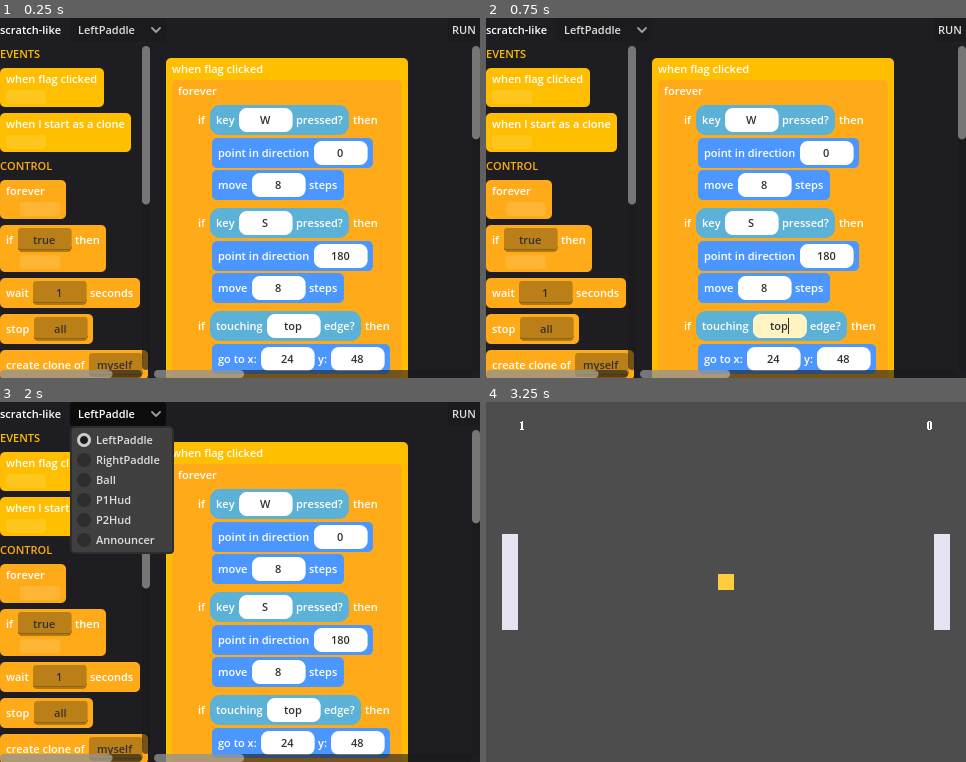
Above: before the commit, frames 1-4 (two rows, left to right).
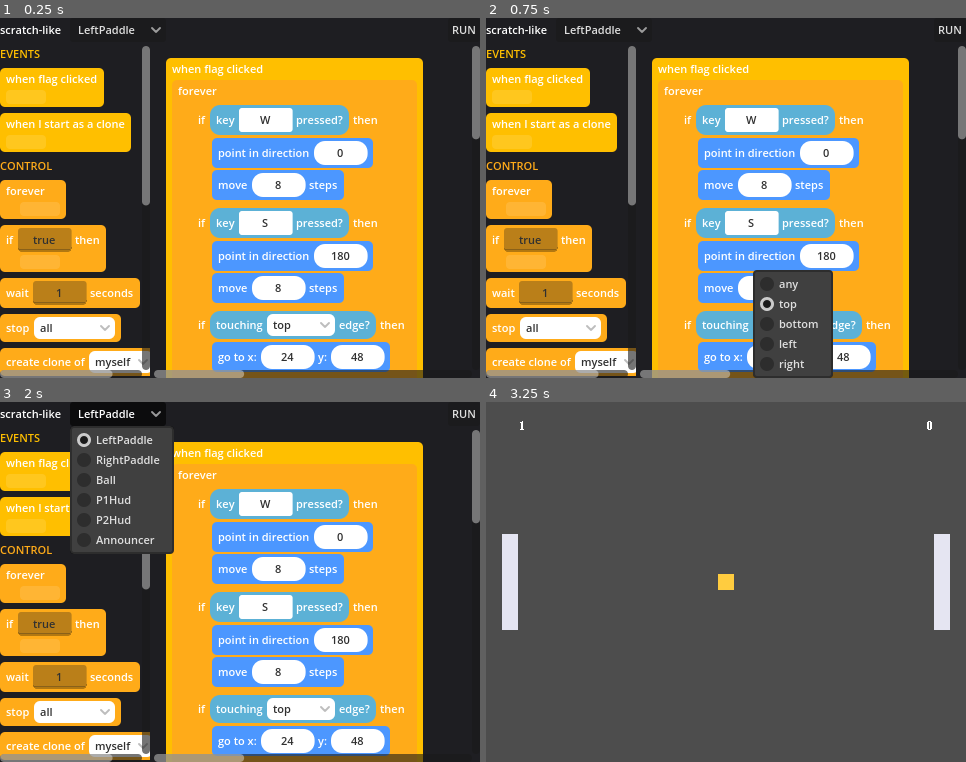
Above: after the commit, the same moments.

Repository: nedink/scratch-like
Game: Godot game, scene res://editor.tscn
Two runs of this game, one before a commit and one after it. Both use one fixed random seed, a clock stepped at 60 frames per second and the inputs below.
Inputs (mouse positions are in pixels of both pictures, inside the frame that each line leads up to):
- Up to frame 1 (0.25 s): no input
- Up to frame 2 (0.75 s): click (788, 324) at 0.5 s, where only the run after the commit has a clickable "top"
- Up to frame 3 (2 s): click "LeftPaddle" at 1.25 s
- Up to frame 4 (3.25 s): click "RUN" at 2 s; move the mouse to (831, 564) at 2.77 s; click (831, 564) at 2.92 s

The runs differ from the first frame. In frame 1, 8.9% of the frame differs, in the area x 0-89%, y 11-100%; in frame 2, 13%; in frame 3, 8.9%; in frame 4, nothing differs.

Commit message:
M13: dropdowns for enum slots + typed slot shapes
Fixed-choice slots (stop, say size, create clone target, touching edge
side) now render as OptionButton dropdowns via an optional `enums` field
on each _OPCODES entry; the canvas wires item_selected to write the chosen
value back into the live inputs dict, mirroring M12's literal-field commit.

Literal fields are now shaped by value type — oval for numeric, rectangle
for string/bool — Scratch's number-vs-text shorthand, keyed off the same
type signal coerce_literal uses.

No new opcode, no data-model change: the dropdown stores a plain string and
the shape is cosmetic, so persistence (M10) and RUN carry the edits for free.

Co-Authored-By: Claude Opus 4.8 (1M context) <noreply@anthropic.com>

Diff:
--- a/scripts/block_canvas.gd
+++ b/scripts/block_canvas.gd
@@ -144,16 +144,23 @@
 		_passthrough(child, keep_literals)
 
 
-## Wire each editable literal field (M12) in a freshly-rendered subtree to commit its
-## typed value back into the block data on Enter or focus loss. The fields carry the live
-## `inputs` dict + key as meta (stamped by BlockView), so committing is a direct write
-## into the same array the runtime reads — the editor-side echo of M9's splice-into-data.
+## Wire each editable input widget in a freshly-rendered subtree to commit its chosen
+## value back into the block data. A literal field (M12, LineEdit) commits on Enter or
+## focus loss; an enum dropdown (M13, OptionButton) commits on selection. Both carry the
+## live `inputs` dict + key as meta (stamped by BlockView), so committing is a direct
+## write into the same array the runtime reads — the editor-side echo of M9's
+## splice-into-data.
 func _wire_literals(node: Node) -> void:
-	if node is LineEdit and node.has_meta("lit_key"):
-		var field := node as LineEdit
-		field.text_submitted.connect(_on_literal_submitted.bind(field))
-		field.focus_exited.connect(_commit_literal.bind(field))
-		return
+	if node.has_meta("lit_key"):
+		if node is LineEdit:
+			var field := node as LineEdit
+			field.text_submitted.connect(_on_literal_submitted.bind(field))
+			field.focus_exited.connect(_commit_literal.bind(field))
+			return
+		if node is OptionButton:
+			var dd := node as OptionButton
+			dd.item_selected.connect(_on_enum_selected.bind(dd))
+			return
 	for child in node.get_children():
 		_wire_literals(child)
 
@@ -161,6 +168,15 @@
 func _on_literal_submitted(_text: String, field: LineEdit) -> void:
 	_commit_literal(field)
 	field.release_focus()
+
+
+## Write an enum dropdown's chosen option back into the block data. Enum values are all
+## strings (the interpreter reads these slots as strings), so the option text is stored
+## verbatim — no coercion, unlike a free-text literal field.
+func _on_enum_selected(index: int, dd: OptionButton) -> void:
+	var inputs: Dictionary = dd.get_meta("lit_inputs")
+	var key := String(dd.get_meta("lit_key"))
+	inputs[key] = dd.get_item_text(index)
 
 
 ## Coerce the field's text to the slot's type and write it into the live block data, then
@@ -238,9 +254,10 @@
 	return out
 
 
-## True when a global point lands on an editable literal field (M12). The press handler
-## uses this to defer to the field instead of starting a block drag — a field is always
-## smaller than the block it sits in, so checking it first lets the inner widget win.
+## True when a global point lands on an editable input widget — a literal field (M12) or
+## an enum dropdown (M13). The press handler uses this to defer to the widget instead of
+## starting a block drag (so the field takes focus / the dropdown opens). The widget is
+## always smaller than the block it sits in, so checking it first lets the inner one win.
 func _over_literal(global_point: Vector2) -> bool:
 	for field in _literal_fields(_layer):
 		if (field as Control).get_global_rect().has_point(global_point):
@@ -249,7 +266,7 @@
 
 
 func _literal_fields(node: Node, out: Array = []) -> Array:
-	if node is LineEdit and node.has_meta("lit_key"):
+	if node is Control and node.has_meta("lit_key"):
 		out.append(node)
 	for child in node.get_children():
 		_literal_fields(child, out)
--- a/scripts/block_palette.gd
+++ b/scripts/block_palette.gd
@@ -68,9 +68,10 @@
 
 
 ## Make a rendered chip transparent to mouse picking (cf. BlockCanvas._passthrough): our
-## _input still sees presses over it, and the wheel still scrolls the palette. A chip's
-## literal fields (editable on the canvas — M12) are made non-editable here, since a chip
-## is a throwaway template; the real editing happens once it lands on the canvas.
+## _input still sees presses over it, and the wheel still scrolls the palette. A chip is a
+## throwaway template, so its editable widgets are inert here (the real editing happens
+## once it lands on the canvas): mouse-ignore disables the enum dropdown (M13), and a
+## literal field (M12) is additionally marked non-editable so it can't take a caret.
 func _passthrough(node: Node) -> void:
 	if node is Control:
 		(node as Control).mouse_filter = Control.MOUSE_FILTER_IGNORE
--- a/scripts/block_view.gd
+++ b/scripts/block_view.gd
@@ -70,6 +70,12 @@
 ##     excluded. (Rendering ignores `kind`; HAT_OPCODES/C_OPCODES still drive shape.)
 ##   * `defaults` — the `inputs` dict a freshly-spawned block starts with, read by
 ##     make_block(). C-blocks/hats default an empty `body` array.
+##
+## M13 added one optional field:
+##   * `enums` — `input_key -> [allowed values]` for slots that are really a fixed choice
+##     (`stop {mode}`, `say … in {size}`, `create clone of {target}`, `touching {side} edge?`).
+##     Such a slot renders as a dropdown (build_input -> _enum_field) instead of a free-text
+##     field; an opcode with no `enums` (or a key not listed) keeps the M12 text field.
 const _OPCODES := {
 	# events (hats)
 	"when_flag_clicked": {"category": "events", "kind": "hat", "template": "when flag clicked", "defaults": {"body": []}},
@@ -78,8 +84,8 @@
 	"forever": {"category": "control", "kind": "statement", "template": "forever", "defaults": {"body": []}},
 	"if": {"category": "control", "kind": "statement", "template": "if {condition} then", "defaults": {"condition": true, "body": []}},
 	"wait_seconds": {"category": "control", "kind": "statement", "template": "wait {seconds} seconds", "defaults": {"seconds": 1}},
-	"stop": {"category": "control", "kind": "statement", "template": "stop {mode}", "defaults": {"mode": "all"}},
-	"create_clone": {"category": "control", "kind": "statement", "template": "create clone of {target}", "defaults": {"target": "myself"}},
+	"stop": {"category": "control", "kind": "statement", "template": "stop {mode}", "defaults": {"mode": "all"}, "enums": {"mode": ["all", "this script"]}},
+	"create_clone": {"category": "control", "kind": "statement", "template": "create clone of {target}", "defaults": {"target": "myself"}, "enums": {"target": ["myself"]}},
 	"delete_this_clone": {"category": "control", "kind": "statement", "template": "delete this clone", "defaults": {}},
 	# motion
 	"move_steps": {"category": "motion", "kind": "statement", "template": "move {steps} steps", "defaults": {"steps": 10}},
@@ -87,9 +93,9 @@
 	"point_in_direction": {"category": "motion", "kind": "statement", "template": "point in direction {direction}", "defaults": {"direction": 90}},
 	"go_to": {"category": "motion", "kind": "statement", "template": "go to x: {x} y: {y}", "defaults": {"x": 0, "y": 0}},
 	# looks
-	"say": {"category": "looks", "kind": "statement", "template": "say {text} in {size}", "defaults": {"text": "Hello", "size": "small"}},
+	"say": {"category": "looks", "kind": "statement", "template": "say {text} in {size}", "defaults": {"text": "Hello", "size": "small"}, "enums": {"size": ["small", "large"]}},
 	# sensing
-	"touching_edge?": {"category": "sensing", "kind": "reporter", "template": "touching {side} edge?", "defaults": {"side": "any"}},
+	"touching_edge?": {"category": "sensing", "kind": "reporter", "template": "touching {side} edge?", "defaults": {"side": "any"}, "enums": {"side": ["any", "top", "bottom", "left", "right"]}},
 	"touching_sprite?": {"category": "sensing", "kind": "reporter", "template": "touching {name}?", "defaults": {"name": ""}},
 	"key_pressed?": {"category": "sensing", "kind": "reporter", "template": "key {key} pressed?", "defaults": {"key": "Space"}},
 	# variables
@@ -190,16 +196,22 @@
 
 
 ## Render one input value, read from `inputs[key]`: a nested reporter dictionary ->
-## a pill (build_reporter); any literal (number / string / bool) -> a small white
-## **editable** field (M12). The literal field is stamped with the live `inputs` dict
-## + `key` so whoever wires editing (the canvas) can write the typed value straight
-## back into the data — `inputs` is a reference, so that write *is* the edit. (The
-## palette renders the same field but leaves it inert; only the canvas wires it.)
-static func build_input(inputs: Dictionary, key: String) -> Control:
+## a pill (build_reporter); an enum slot (non-empty `options`, M13) -> a dropdown
+## (_enum_field); any other literal -> a small white **editable** field (M12), shaped
+## by its value type (oval for a number, rectangular for text — M13). Whichever widget
+## results is stamped with the live `inputs` dict + `key` so whoever wires editing (the
+## canvas) can write the chosen value straight back into the data — `inputs` is a
+## reference, so that write *is* the edit. (The palette renders the same widgets but
+## leaves them inert; only the canvas wires them.)
+static func build_input(inputs: Dictionary, key: String, options: Array = []) -> Control:
 	var value: Variant = inputs.get(key)
 	if typeof(value) == TYPE_DICTIONARY and value.has("opcode"):
 		return build_reporter(value)
-	var field := _literal_field(_stringify(value))
+	var field: Control
+	if options.is_empty():
+		field = _literal_field(_stringify(value), typeof(value))
+	else:
+		field = _enum_field(options, _stringify(value))
 	field.set_meta("lit_inputs", inputs)
 	field.set_meta("lit_key", key)
 	return field
@@ -268,6 +280,8 @@
 	var row := HBoxContainer.new()
 	row.add_theme_constant_override("separation", 4)
 	var inputs: Dictionary = block.get("inputs", {})
+	var info: Dictionary = _OPCODES.get(String(block.get("opcode", "")), {})
+	var enums: Dictionary = info.get("enums", {})
 
 	var literal := ""
 	var i := 0
@@ -277,7 +291,7 @@
 			literal = ""
 			var close := template.find("}", i)
 			var key := template.substr(i + 1, close - i - 1)
-			row.add_child(build_input(inputs, key))
+			row.add_child(build_input(inputs, key, enums.get(key, [])))
 			i = close + 1
 		else:
 			literal += template[i]
@@ -312,12 +326,20 @@
 	return slot
 
 
-## A literal input value: dark text on a small white rounded field. As of M12 this is
-## an editable LineEdit (it was a static Label through M11) — the canvas wires its
+## A literal input value: dark text on a small white field. As of M12 this is an editable
+## LineEdit (it was a static Label through M11) — the canvas wires its
 ## text_submitted/focus_exited to write the typed value back into the block data; the
 ## palette leaves it inert (mouse-ignored). It grows to fit its text and keeps a small
 ## minimum width so an empty field is still clickable.
-static func _literal_field(text: String) -> LineEdit:
+##
+## M13 shapes the field by the slot's value type, Scratch-style: a numeric slot is an
+## oval (large corner radius), a string/bool slot a rectangle (slight radius), so the two
+## kinds read apart at a glance. The type is the slot's *current* value type — the same
+## signal coerce_literal keys off — so a numeric slot holding the "bounce" sentinel
+## (a String) reads as text, consistent with how its value coerces.
+static func _literal_field(text: String, value_type := TYPE_STRING) -> LineEdit:
+	var numeric := value_type == TYPE_INT or value_type == TYPE_FLOAT
+	var radius := 11 if numeric else 3
 	var field := LineEdit.new()
 	field.text = text
 	field.expand_to_text_length = true
@@ -325,12 +347,38 @@
 	field.custom_minimum_size = Vector2(16, 0)
 	field.size_flags_vertical = Control.SIZE_SHRINK_CENTER
 	field.context_menu_enabled = false
-	field.add_theme_stylebox_override("normal", _box(Color.WHITE, 8))
-	field.add_theme_stylebox_override("focus", _box(Color("#fff4c2"), 8))
+	field.add_theme_stylebox_override("normal", _box(Color.WHITE, radius))
+	field.add_theme_stylebox_override("focus", _box(Color("#fff4c2"), radius))
 	field.add_theme_color_override("font_color", Color("#303030"))
 	field.add_theme_color_override("font_uneditable_color", Color("#303030"))
 	field.add_theme_color_override("caret_color", Color("#303030"))
 	return field
+
+
+## An enum slot (M13): a white dropdown listing the opcode's fixed choices, dark text to
+## match the literal field. The current value is pre-selected; if it isn't among the
+## options (an odd value from a hand-written script) it is appended and selected so it
+## stays visible and editable rather than silently snapping to option 0. The canvas wires
+## `item_selected` to write the chosen text back into the block data; the palette leaves
+## it inert (mouse-ignored, like the literal field).
+static func _enum_field(options: Array, current: String) -> OptionButton:
+	var dd := OptionButton.new()
+	dd.size_flags_vertical = Control.SIZE_SHRINK_CENTER
+	dd.fit_to_longest_item = true
+	var selected := -1
+	for i in options.size():
+		dd.add_item(String(options[i]))
+		if String(options[i]) == current:
+			selected = i
+	if selected == -1:
+		dd.add_item(current)
+		selected = dd.item_count - 1
+	dd.select(selected)
+	for state in ["normal", "hover", "pressed", "focus"]:
+		dd.add_theme_stylebox_override(state, _box(Color.WHITE, 6))
+	for color in ["font_color", "font_hover_color", "font_pressed_color", "font_focus_color"]:
+		dd.add_theme_color_override(color, Color("#303030"))
+	return dd
 
 
 # --- Helpers ---------------------------------------------------------------
Not shown, changed: CLAUDE.md
